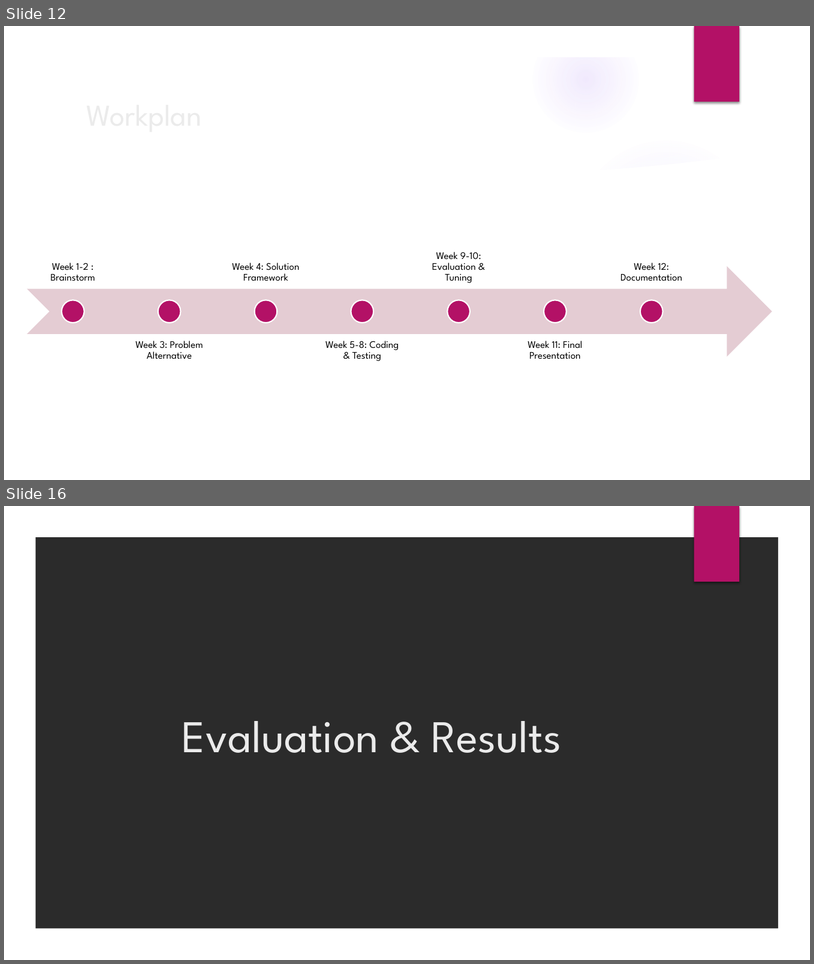
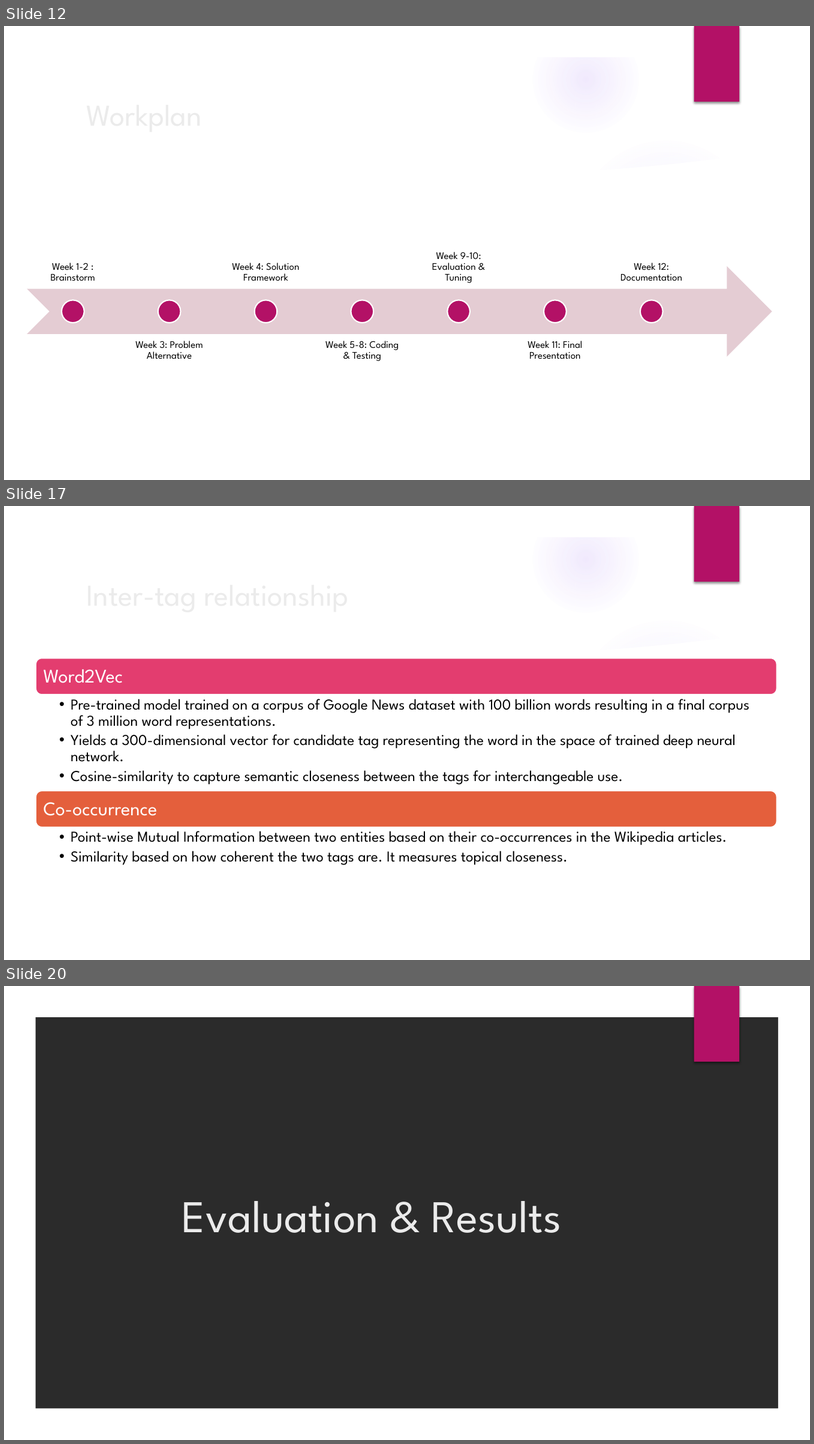
Before and after one commit to saurabhvermaaaa/Adobe-Internship, a slide deck: Internship 2016.pptx. Shown one above the other, each under a label of ours: slides 12 and 16 before the commit, slides 12, 17 and 20 after it; the slides between them are not shown. The pictures are 814x964 and 814x1444 pixels, drawn with LibreOffice and Linux fonts; fonts in the diff are those of the drawing; background and template pictures are left out; a plain dark background stands for a picture behind light text. Boxes give left, top, right and bottom in pixels: in the first picture for what was removed or moved away, otherwise in the second. Text is boxed around its words. In the diff, an @@ line names an element or a change of style, - is before the commit and + after.

```diff
--- a/Internship 2016.pptx
+++ b/Internship 2016.pptx
@@ slide 17 added at [4, 506, 810, 960], background picture (left out); not listed: 9 template elements that a slide beside it also shows @@
@@ title added at [359, 736, 380, 748], 36 pt, text #EBEBEB @@
+Inter-tag relationship
@@ group added at [36, 658, 778, 865]: 4 texts, 2 rounded rectangles @@
+Word2Vec
+  • Pre-trained model trained on a corpus of Google News dataset with 100 billion words resulting in a final corpus of 3 million word representations.
+  • Yields a 300-dimensional vector for candidate tag representing the word in the space of trained deep neural network.
+  • Cosine-similarity to capture semantic closeness between the tags for interchangeable use.
+Co-occurrence
+  • Point-wise Mutual Information between two entities based on their co-occurrences in the Wikipedia articles.
+  • Similarity based on how coherent the two tags are. It measures topical closeness.
@@ what was slide 16 is now slide 20 @@
```
Also in this commit, not shown: 5 slides changed, 14 other slides added, 6 slides removed, 9 other files.
